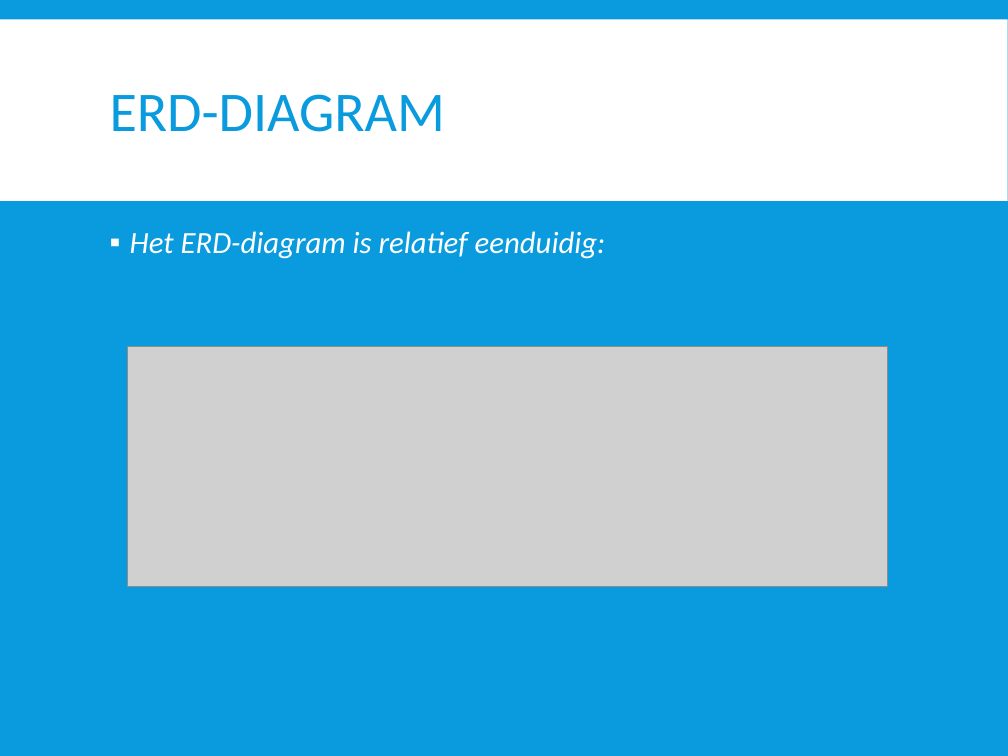
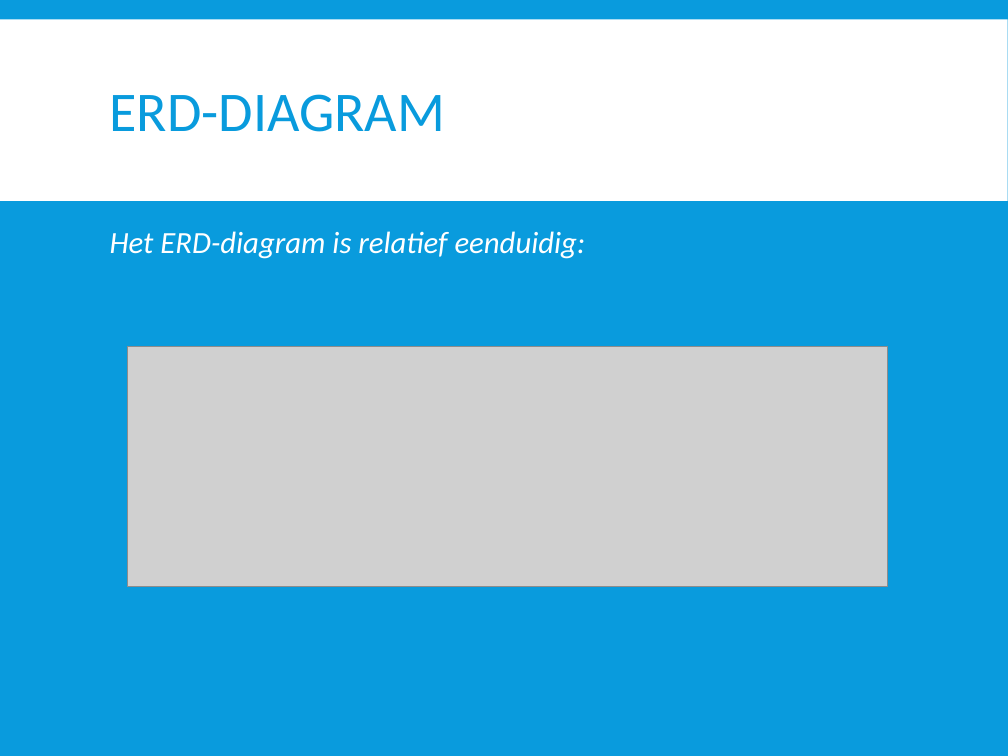
Before and after one commit to dlife/InstantInterview, a slide deck: slide 3 of Presentatie/2015 06 04 Presentatie slides David.pptx. Drawn at 1008x756 pixels with LibreOffice and Linux fonts; fonts in the diff are those of the drawing; grey boxes stand for pictures. Boxes give left, top, right and bottom in pixels: in the first picture for what was removed or moved away, otherwise in the second. Text is boxed around its words. In the diff, an @@ line names an element or a change of style, - is before the commit and + after.

Commit message:
small changes

```diff
--- a/Presentatie/2015 06 04 Presentatie slides David.pptx
+++ b/Presentatie/2015 06 04 Presentatie slides David.pptx
@@ text "Het ERD-diagram is relatief eenduidig:" at [110, 231, 586, 259]: bullet ▪ to none @@
```
Also in this commit, not shown: 2 other slides changed, 2 slides added.
